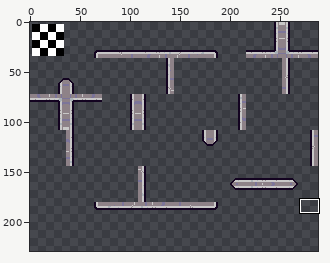
Two versions of one sprite sheet, Ludum Dare 55/tilesets/tl5/output_tileset.png. Above: a wide view before the commit, with the close-up outlined.
Close-up. Old version:
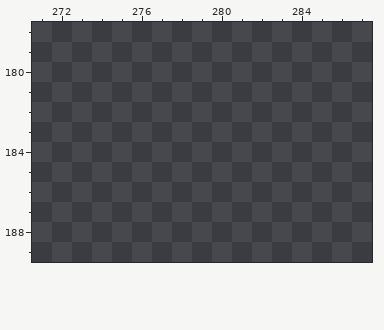
The file is 288x288 pixels. Shown: x 271..287, y 178..189. The wide view leaves out empty margins. The commit also changed other parts of the picture, which this record leaves out.
The same view after the edit:
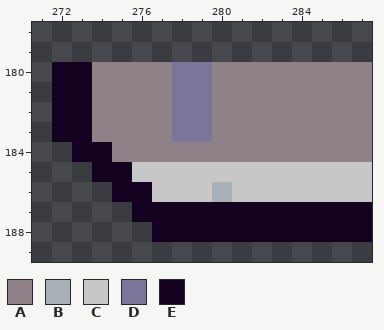
Palette (. is transparent): A #8e8288  B #a8b0b6  C #c8c7c7  D #7c759a  E #130320
Changes in this commit:
@@ x 271..287 @@
 179 .................
-180 .................
-181 .................
-182 .................
-183 .................
-184 .................
-185 .................
-186 .................
-187 .................
-188 .................
+180 .EEAAAADDAAAAAAAA
+181 .EEAAAADDAAAAAAAA
+182 .EEAAAADDAAAAAAAA
+183 .EEAAAADDAAAAAAAA
+184 ..EEAAAAAAAAAAAAA
+185 ...EECCCCCCCCCCCC
+186 ....EECCCBCCCCCCC
+187 .....EEEEEEEEEEEE
+188 ......EEEEEEEEEEE
 189 .................
Pixel boxes of the changes (left, top, right, bottom) in both close-ups:
added: (52, 62, 372, 242)
